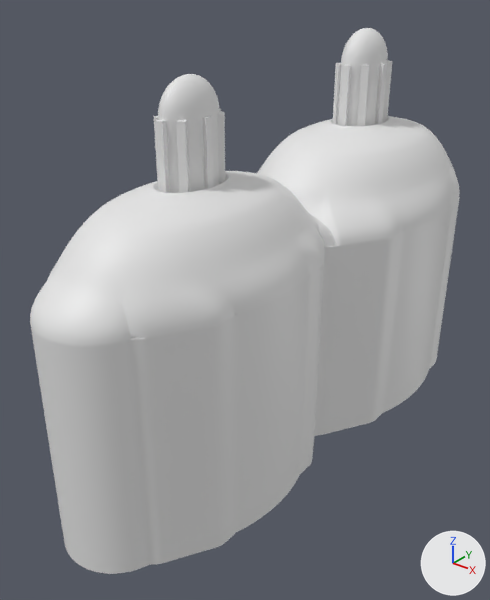
A saved change to the glTF model models/grammar/grammar_13.glb.
The view is the same before and after, from a 50 mm camera at (2.46, -3.58, 2.97) aimed at (-0.14, -0.33, 0.95). Every picture has the same lights, and +X, +Y and +Z are marked at lower right. The older version comes first. Where no turn or scale is listed for an object, it has been applied to the vertices.

Names of what the first picture shows: 'cupola_0', 'cupola_1', 'lantern_0', 'lantern_1', 'lantern_col', 'vault_0', 'vault_1', 'walls'.
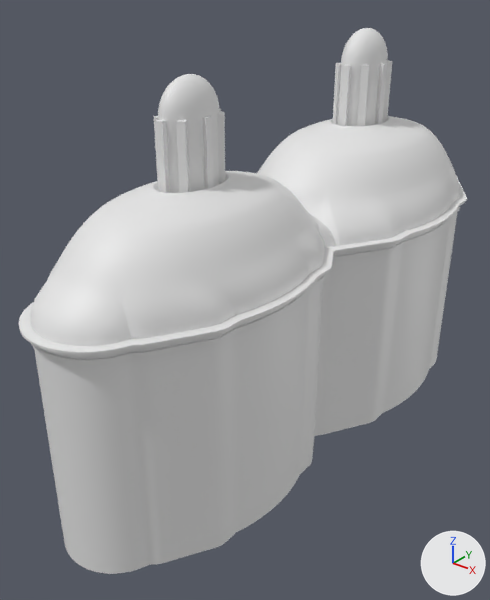
The newer file is also rescaled (x0.974) as a whole; pictures and numbers use the older file's frame.

What differs and where, as boxes [x1, y1, x2, y2] in the pictures (490 x 600 px):
'cornice_out', added: after [19, 175, 467, 365]

The change, as a diff of the scene's bpy script:
```diff
--- a/models/grammar/grammar_13.glb.py
+++ b/models/grammar/grammar_13.glb.py
@@ me_cornice_out @@
+me_cornice_out.from_pydata(...)  # 2880 vertices, 5760 faces; spans x -0.75..0.75, y -2.05..2.05, z 1.34..1.43
@@ ob_cornice_out @@
+ob_cornice_out = bpy.data.objects.new('cornice_out', me_cornice_out)
+ob_cornice_out.location = (0.0, 0.0, 0.0)
```
